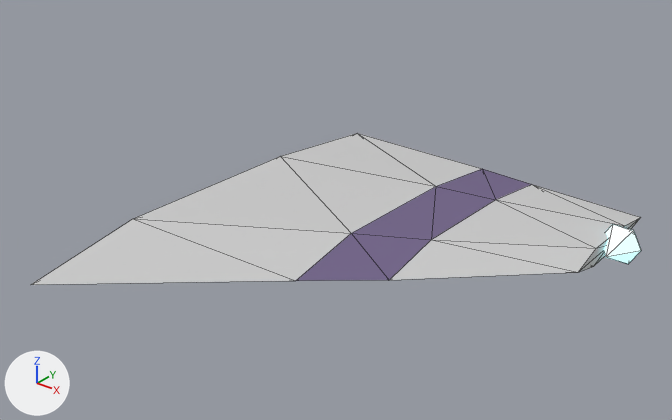
One commit to the OBJ model sdcard/apps/cosmozoom.app/models/wing_solar.obj: the scene before it, then after it.
Rendered twice from a 50 mm lens placed at (1.61, -1.574, 1.104), pointed at (0.306, 0.056, 0.093). Arrows for +X, +Y and +Z are at lower left; the lights stay in place. The first picture is the older version. Mesh edges are drawn as thin lines. Where no turn or scale is listed for an object, it has been applied to the vertices.

The first picture shows 'wing_solar'.
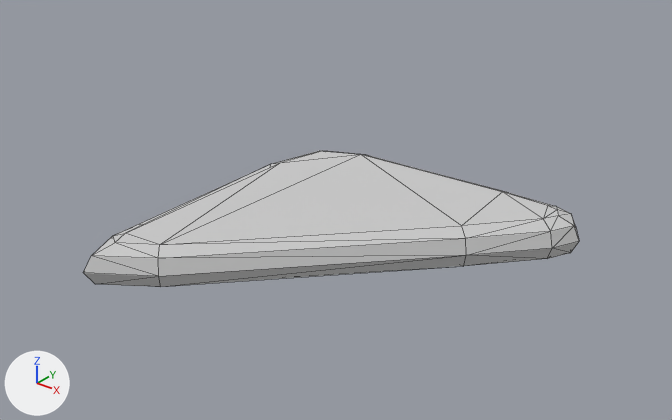
Changed parts and their boxes (x1, y1, x2, y2) in the pictures (672 x 420 px):
'wing_solar', reshaped (19% narrower, 10% shorter): before (31, 133, 641, 285); after (83, 151, 579, 287)
part 1 of me_wing_solar, rebuilt (19% narrower, 10% shorter): before (31, 133, 641, 285); after (83, 151, 579, 287)
part 2 of me_wing_solar, deleted: before (604, 224, 641, 264)

What the commit changed:
me_wing_solar is used by ob_wing_solar; location (0.0, 0.0, 0.0).
me_wing_solar had 34 vertices, 60 faces and spanned x -0.12..0.925, y -0.55..0.7, z -0.05..0.05.
me_wing_solar no longer uses material mat_cyan_glow (cyan #bbf9ff, glowing cyan #bbf9ff).
me_wing_solar no longer uses material mat_ink (purple #726589).
me_wing_solar now has 60 vertices, 116 faces and spans x -0.12..0.782, y -0.439..0.54, z -0.055..0.055.
me_wing_solar part 1: the loose piece of 26 vertices spanning x -0.12..0.85, y -0.55..0.7, z -0.05..0.05 is rebuilt with 60 vertices and now spans x -0.12..0.782, y -0.439..0.54, z -0.055..0.055, in mat_paint2 (light grey #cbcbcb).
me_wing_solar part 2: the loose piece of 8 vertices spanning x 0.815..0.925, y 0.412..0.588, z -0.048..0.048 is deleted.
